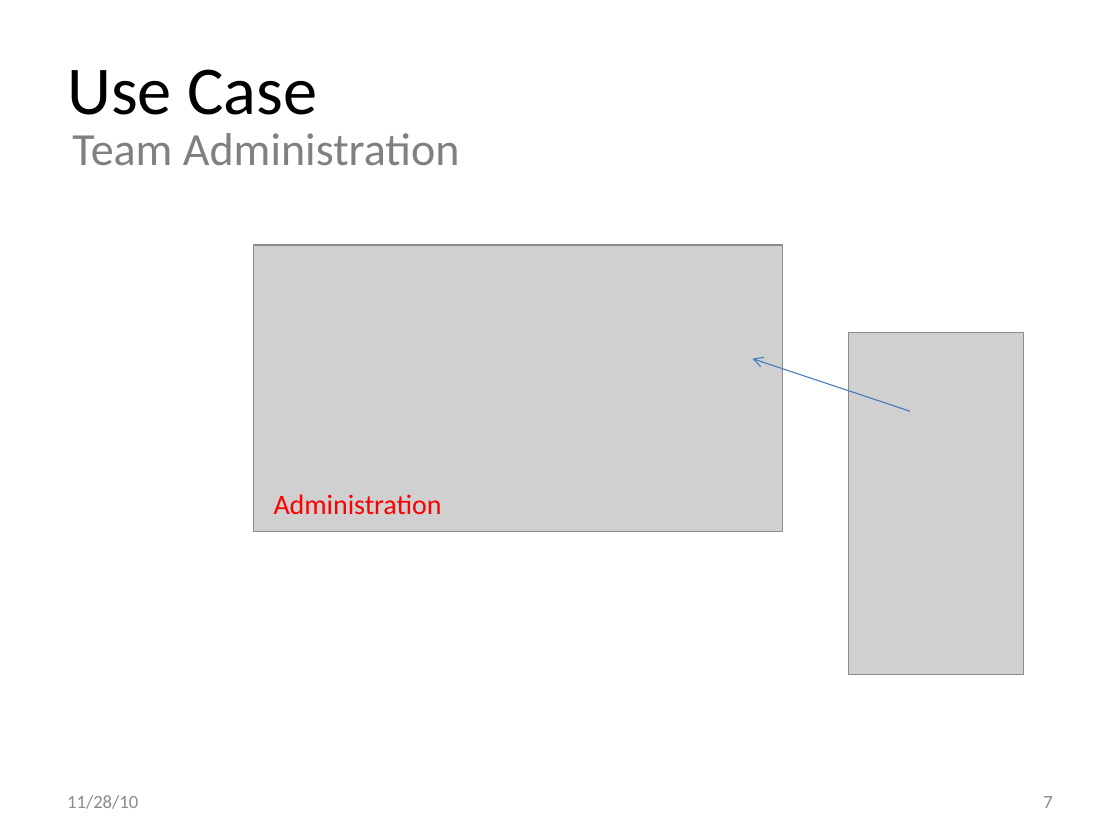
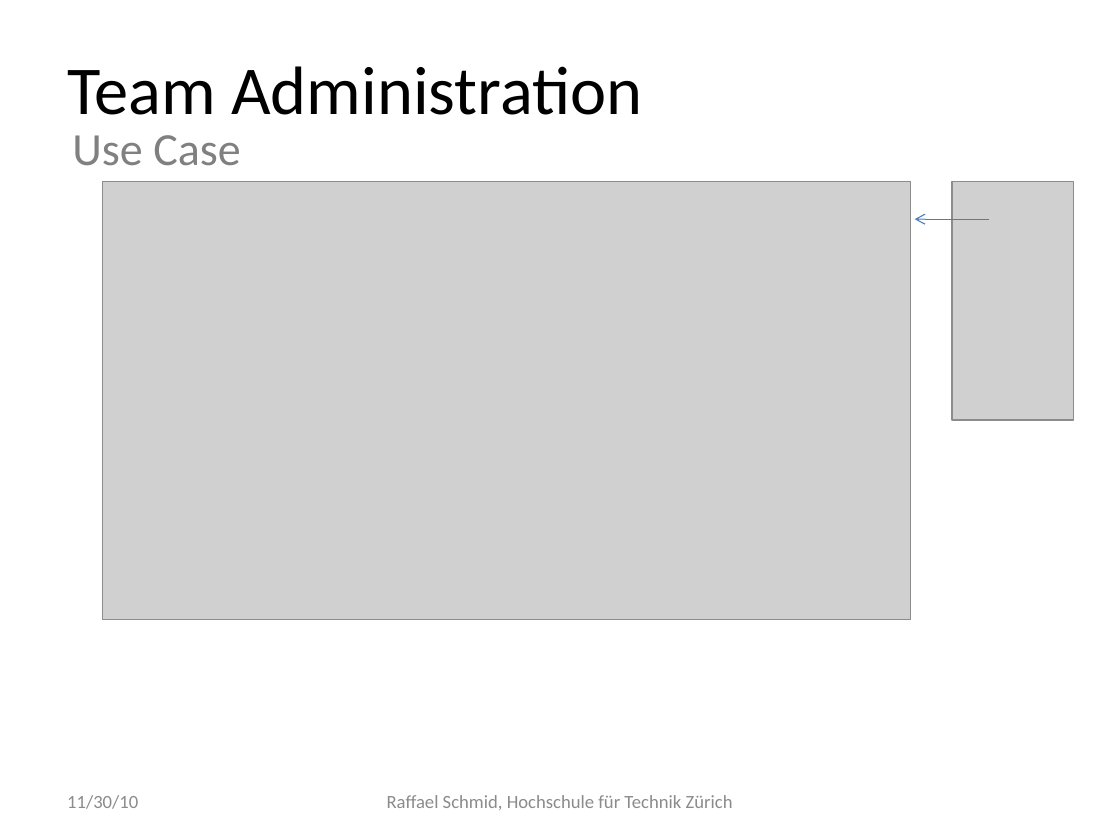
Before and after one commit to raffaelschmid/plannr, a slide deck: slide 10 of documentation/presentation.pptx (slide 7 before the commit). Drawn at 1120x840 pixels with LibreOffice and Linux fonts; fonts in the diff are those of the drawing; grey boxes stand for pictures. Boxes give left, top, right and bottom in pixels: in the first picture for what was removed or moved away, otherwise in the second. Text is boxed around its words. In the diff, an @@ line names an element or a change of style, - is before the commit and + after.

```diff
--- a/documentation/presentation.pptx
+++ b/documentation/presentation.pptx
@@ title "Team Administration": place and size @@
-title "Team Administration" at [72, 133, 460, 166]
+title "Team Administration" at [67, 66, 642, 115]
@@ title "Team Administration" at [67, 66, 642, 115]: size 29.6 to 44 pt, text colour #808080 to #000000; indent changed; less space between paragraphs; vertical alignment top to middle @@
@@ text "Use Case": place and size @@
-text "Use Case" at [67, 69, 317, 115]
+text "Use Case" at [72, 135, 240, 166]
@@ text "Use Case" at [72, 135, 240, 166]: size 44 to 29.6 pt, text colour #000000 to #808080; indent changed; more space between paragraphs; vertical alignment middle to top @@
@@ picture: place and size @@
-picture at [254, 245, 783, 532]
+picture at [103, 181, 911, 619]
@@ picture: place and size @@
-picture at [849, 333, 1024, 674]
+picture at [952, 181, 1074, 420]
@@ arrow added from (989, 220) to (915, 220), #4B7EBC 0.75 pt @@
@@ arrow removed from (911, 411) to (753, 358) @@
@@ text removed at [274, 494, 442, 514] @@
-Administration
@@ text at [67, 795, 138, 809]: text changed @@
-11/28/10
+11/30/10
@@ text added at [387, 795, 733, 810], 12 pt, text #8C8C8C @@
+Raffael Schmid, Hochschule für Technik Zürich
@@ page number removed at [1043, 796, 1052, 808] @@
-7
```
Also in this commit, not shown: 17 other slides changed, 12 slides added, 5 slides removed, 8 other files.
